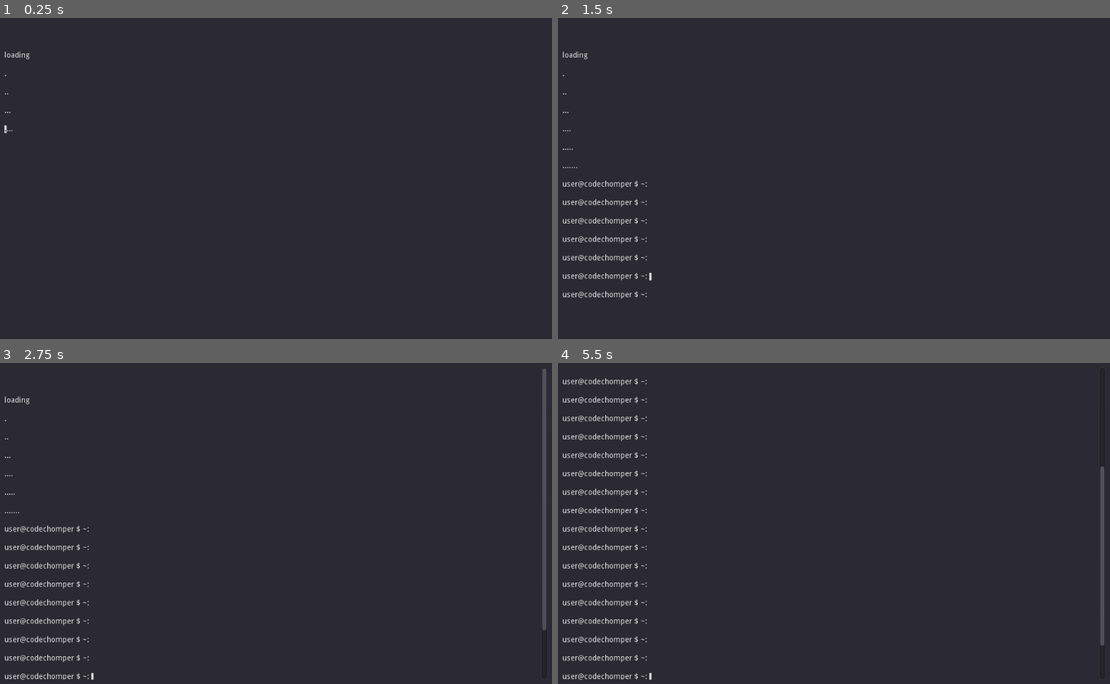
Above: before the commit, frames 1-4 (two rows, left to right).
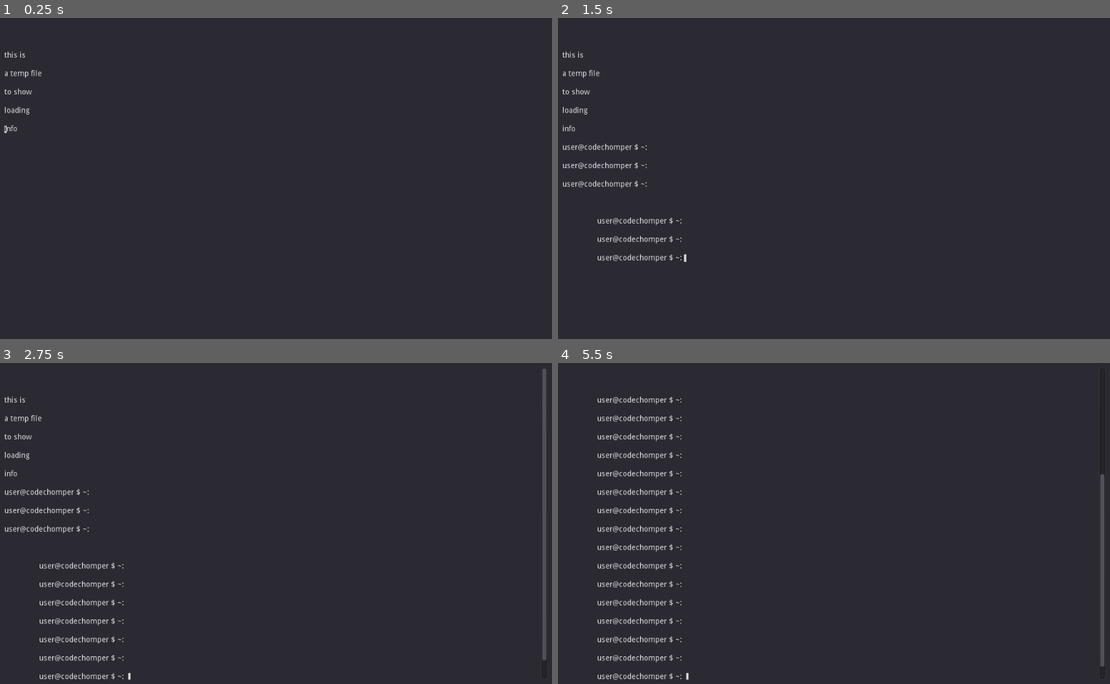
Above: after the commit, the same moments.

Repository: CodeChomper/LDJam45
Game: Godot game, scene res://Scenes/Console.tscn
Same seed, same stepped clock (60 frames per second), same inputs: the game is played once before the commit and once after it.
Inputs:
- Up to frame 1 (0.25 s): no input
- Up to frame 2 (1.5 s): tap Enter (ui_accept) at 0.5, 0.77, 0.8, 1.07, 1.25, 1.35 s; hold Up (ui_up) 0.53-1.28 s; hold Backspace (Delete, bound only after the commit) 0.53-1.28 s; hold Left (ui_left) from 1.28 s (still down)
- Up to frame 3 (2.75 s): tap Enter (ui_accept) at 1.52, 1.82, 2, 2.3 s; tap Backspace (Delete, bound only after the commit) at 1.55 s; release Left (ui_left) at 2.03 s; hold Up (ui_up) from 2.03 s (still down); hold Backspace (Delete, bound only after the commit) from 2.03 s (still down)
- Up to frame 4 (5.5 s): tap Enter (ui_accept) at 2.75, 3.02, 3.32, 3.6, 3.77, 4.07, 4.52, 4.82, 5.3 s; release Backspace (Delete, bound only after the commit) at 2.78 s; tap Backspace (Delete, bound only after the commit) at 2.85, 4.35 s; release Up (ui_up) at 3.53 s; hold Left (ui_left) from 3.53 s (still down); hold Backspace (Delete, bound only after the commit) from 5.03 s (still down)

The runs differ from the first frame. In frame 1, 0.2% of the frame differs, in the area x 0-8%, y 10-36%; in frame 2, 1.5%; in frame 3, 2.2%; in frame 4, 3.5%, in the area x 0-99%, y 4-99%.

Commit message:
Working on controlling the cml and getting last command

Diff:
--- a/Scripts/Console.gd
+++ b/Scripts/Console.gd
@@ -7,6 +7,7 @@
 var cur_line = 0
 var cur_column = 0
 var cur_path = "~"
+var cur_min_column = 0
 
 # Called when the node enters the scene tree for the first time.
 func _ready():
@@ -21,7 +22,7 @@
 
 
 func init():
-	print_file("res://TextFiles/tempLoadText.tres")
+	print_file("res://TextFiles/TempLoadText.tres")
 	#print_file("res://TextFiles/LoadingScreen.tres")
 	pass
 
@@ -45,18 +46,31 @@
 
 func add_user_path():
 	self.insert_text_at_cursor("user@codechomper $ " + cur_path + ": ")
+	cur_min_column = cursor_get_column()
+	print(str(cur_min_column))
 
 
 
 
 func _on_TextEdit_text_changed():
-	if self.cursor_get_column() == 0:
-		print("last line: " + self.get_line(self.cursor_get_line() - 1))
-		add_user_path()
-	pass # Replace with function body.
+#	if self.cursor_get_column() == 0:
+#		print("last line: " + self.get_line(self.cursor_get_line() - 1))
+#		add_user_path()
+	pass
 
 func _process(delta):
 	cur_column = self.cursor_get_column()
 	if Input.is_action_just_pressed("ui_left"):
 		print("left")
 		self.cursor_set_column(cur_column + 1)
+
+	if Input.is_action_just_pressed("ui_up"):
+		self.cursor_set_line(self.cursor_get_line() + 2)
+
+	if Input.is_action_just_pressed("ui_accept"):
+		print("last line: " + self.get_line(self.cursor_get_line() - 1))
+		add_user_path()
+
+	if Input.is_action_pressed("Delete"):
+		if self.cursor_get_column() < cur_min_column + 1:
+			self.insert_text_at_cursor(" ")
--- a/TextFiles/tempLoadText.tres
+++ b/TextFiles/tempLoadText.tres
@@ -1,7 +1,5 @@
+this is
+a temp file
+to show
 loading
-.
-..
-...
-....
-.....
-.......
+info
--- a/project.godot
+++ b/project.godot
@@ -19,6 +19,21 @@
 run/main_scene="res://Scenes/Console.tscn"
 config/icon="res://icon.png"
 
+[input]
+
+ui_accept={
+"deadzone": 0.5,
+"events": [ Object(InputEventKey,"resource_local_to_scene":false,"resource_name":"","device":0,"alt":false,"shift":false,"control":false,"meta":false,"command":false,"pressed":false,"scancode":16777221,"unicode":0,"echo":false,"script":null)
+, Object(InputEventKey,"resource_local_to_scene":false,"resource_name":"","device":0,"alt":false,"shift":false,"control":false,"meta":false,"command":false,"pressed":false,"scancode":16777222,"unicode":0,"echo":false,"script":null)
+, Object(InputEventJoypadButton,"resource_local_to_scene":false,"resource_name":"","device":0,"button_index":0,"pressure":0.0,"pressed":false,"script":null)
+ ]
+}
+Delete={
+"deadzone": 0.5,
+"events": [ Object(InputEventKey,"resource_local_to_scene":false,"resource_name":"","device":0,"alt":false,"shift":false,"control":false,"meta":false,"command":false,"pressed":false,"scancode":16777220,"unicode":0,"echo":false,"script":null)
+ ]
+}
+
 [rendering]
 
 environment/default_clear_color=Color( 0.172549, 0.164706, 0.196078, 1 )
Renamed: TextFiles/LoadingScreen.tres -> TextFiles/BootText.tres
